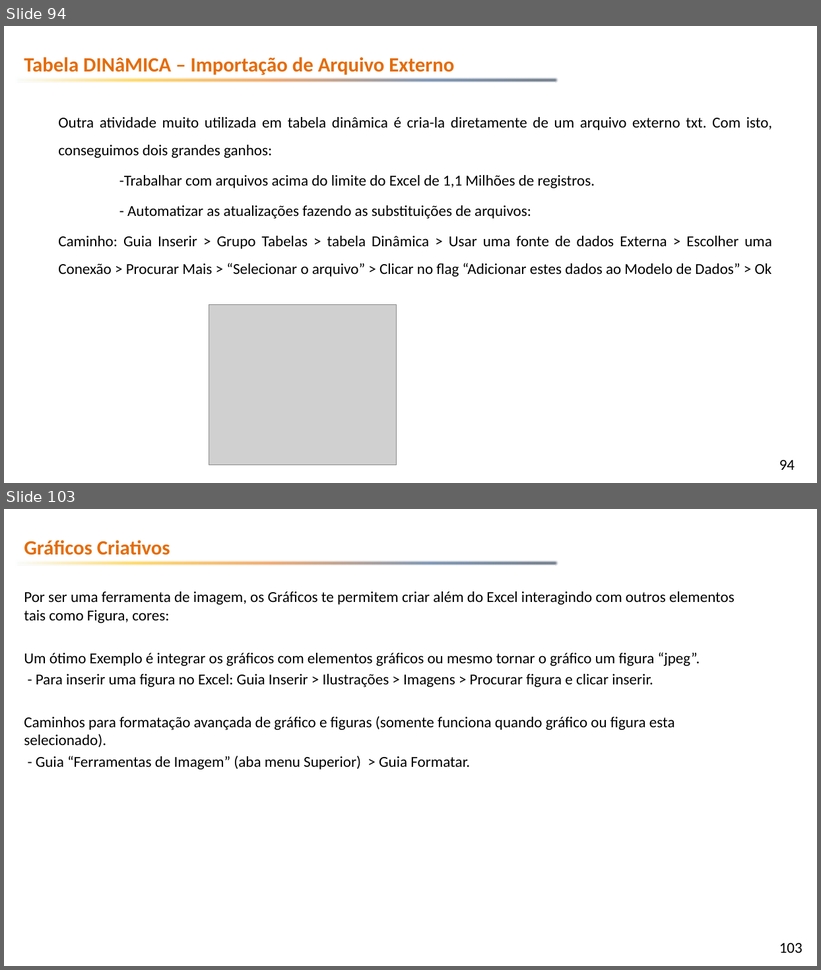
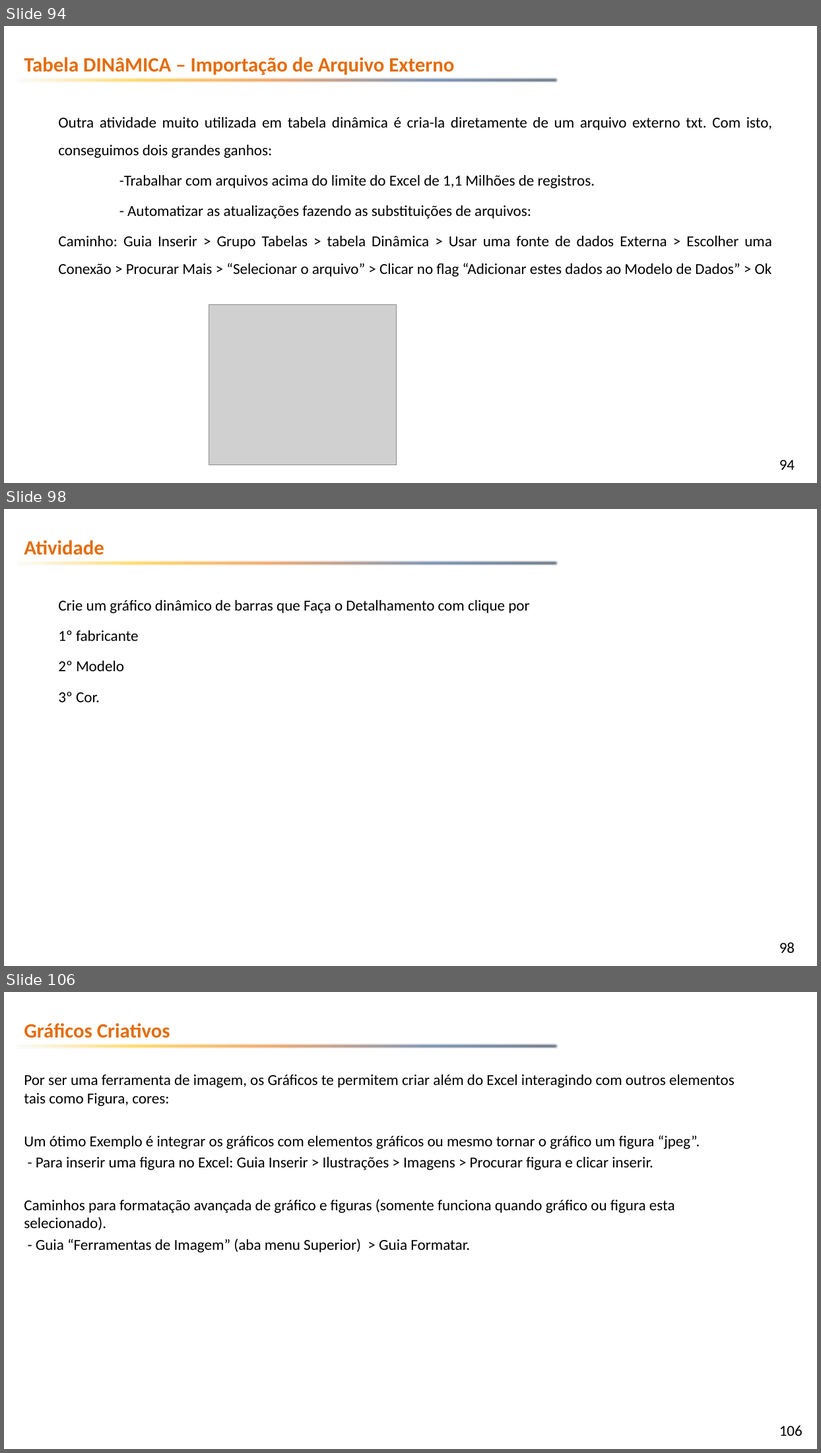
Before and after one commit to emerson-fenrir/Excel_Basico, a slide deck: Professor/Aula3.pptx. Shown one above the other, each under a label of ours: slides 94 and 103 before the commit, slides 94, 98 and 106 after it; the slides between them are not shown. The pictures are 821x970 and 821x1453 pixels, drawn with LibreOffice and Linux fonts; fonts in the diff are those of the drawing; grey boxes stand for pictures; background and template pictures are left out. Boxes give left, top, right and bottom in pixels: in the first picture for what was removed or moved away, otherwise in the second. Text is boxed around its words. In the diff, an @@ line names an element or a change of style, - is before the commit and + after.

```diff
--- a/Professor/Aula3.pptx
+++ b/Professor/Aula3.pptx
@@ slide 98 added at (4, 509, 817, 966), background picture (left out); not listed: 2 template elements that a slide beside it also shows @@
@@ text added at (24, 540, 104, 555), 24 pt, text #E46C0A, bold @@
+Atividade
@@ text added at (58, 600, 529, 702), 18 pt, text #000000 @@
+Crie um gráfico dinâmico de barras que Faça o Detalhamento com clique por
+1º fabricante
+2º Modelo
+3º Cor.
@@ what was slide 103 is now slide 106 @@
@@ page number at (780, 1426, 803, 1436): text changed @@
-103
+106
```
Also in this commit, not shown: 5 slides changed, 2 other slides added, 13 other files.
